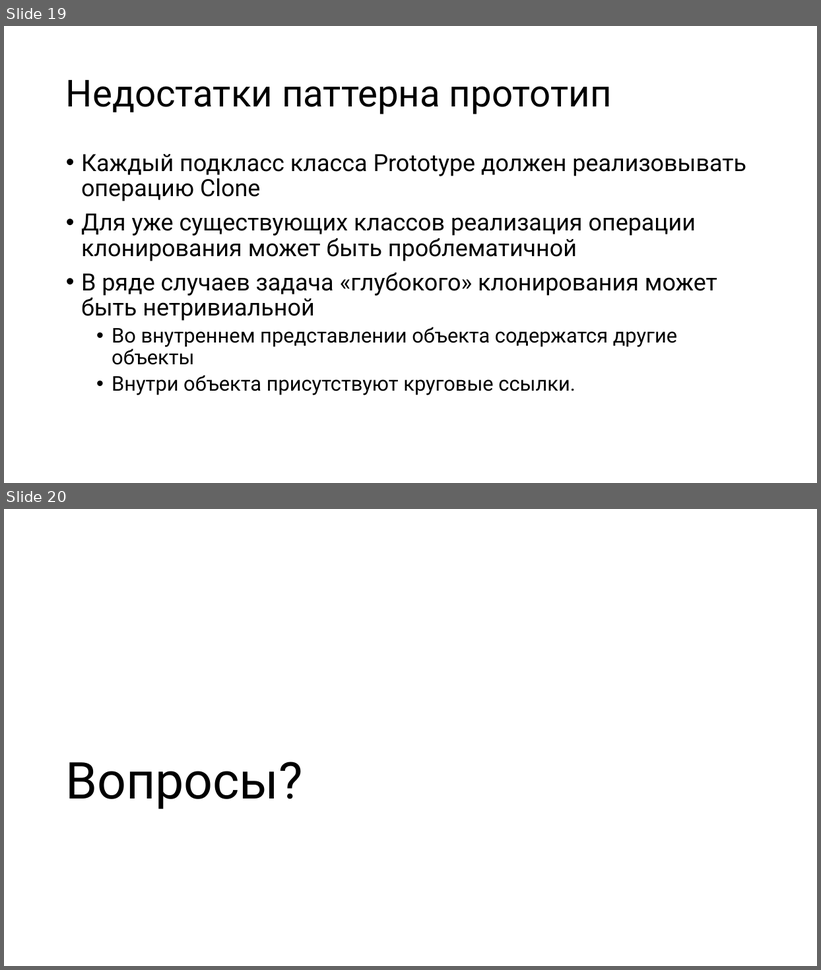
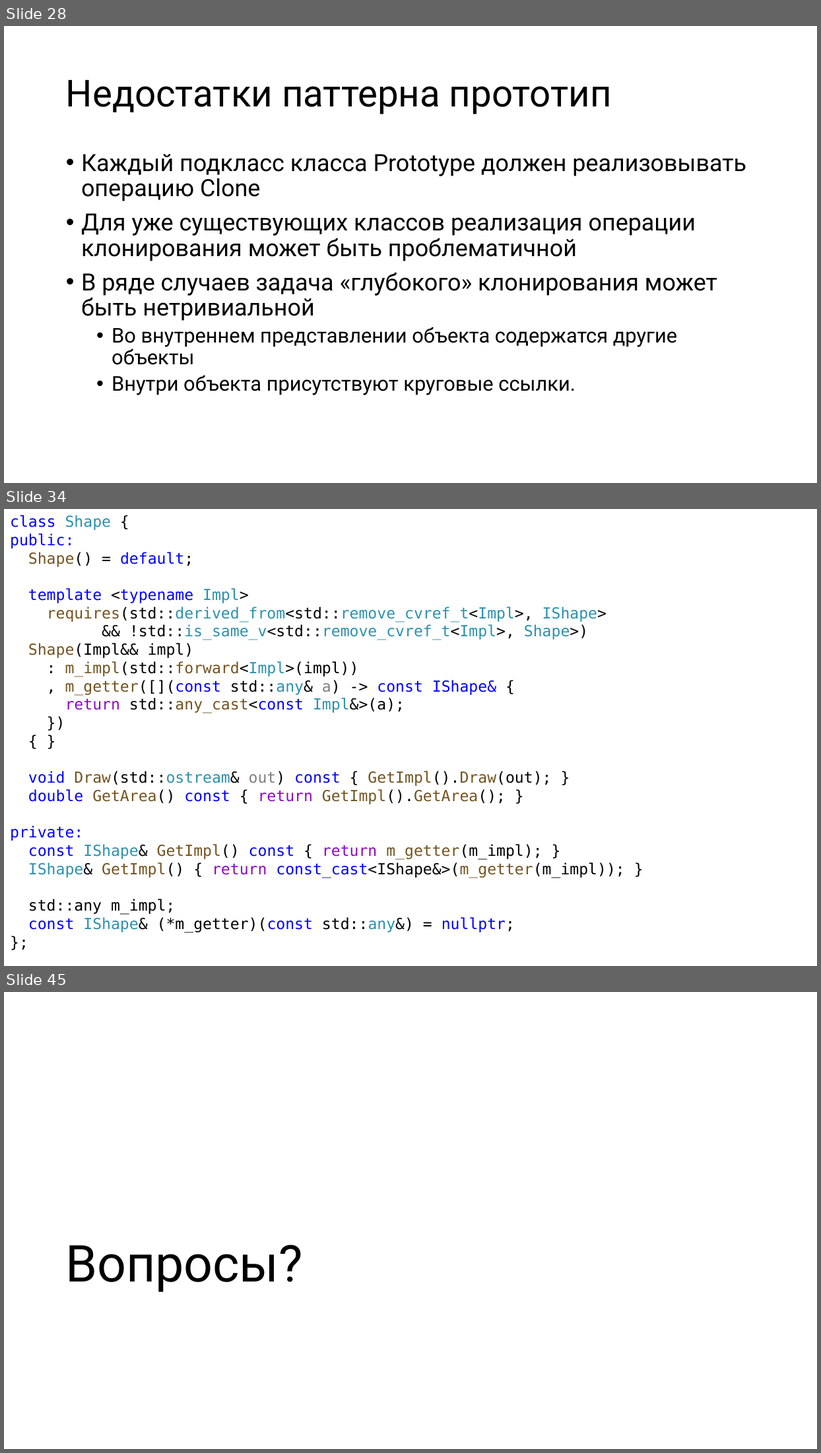
Before and after one commit to alexey-malov/ood, a slide deck: lectures/14.prototype/prototype.pptx. Shown one above the other, each under a label of ours: slides 19 and 20 before the commit, slides 28, 34 and 45 after it; the slides between them are not shown. The pictures are 821x970 and 821x1453 pixels, drawn with LibreOffice and Linux fonts; fonts in the diff are those of the drawing. Boxes give left, top, right and bottom in pixels: in the first picture for what was removed or moved away, otherwise in the second. Text is boxed around its words. In the diff, an @@ line names an element or a change of style, - is before the commit and + after.

```diff
--- a/lectures/14.prototype/prototype.pptx
+++ b/lectures/14.prototype/prototype.pptx
@@ slide 34 added at <box>4,509,817,966</box>, background #FFFFFF @@
@@ text added at <box>10,515,624,933</box>, 18 pt, text #000000 @@
+class Shape {
+public:
+Shape() = default;
+template <typename Impl>
+requires(std::derived_from<std::remove_cvref_t<Impl>, IShape>
+&& !std::is_same_v<std::remove_cvref_t<Impl>, Shape>)
+Shape(Impl&& impl)
+: m_impl(std::forward<Impl>(impl))
+, m_getter([](const std::any& a) -> const IShape& {
+return std::any_cast<const Impl&>(a);
+})
+{ }
+void Draw(std::ostream& out) const { GetImpl().Draw(out); }
+double GetArea() const { return GetImpl().GetArea(); }
+private:
+const IShape& GetImpl() const { return m_getter(m_impl); }
+IShape& GetImpl() { return const_cast<IShape&>(m_getter(m_impl)); }
+std::any m_impl;
+const IShape& (*m_getter)(const std::any&) = nullptr;
+};
@@ what was slide 19 is now slide 28 @@
@@ what was slide 20 is now slide 45 @@
```
Also in this commit, not shown: 5 slides changed, 26 other slides added, 2 slides removed, 10 other files.
